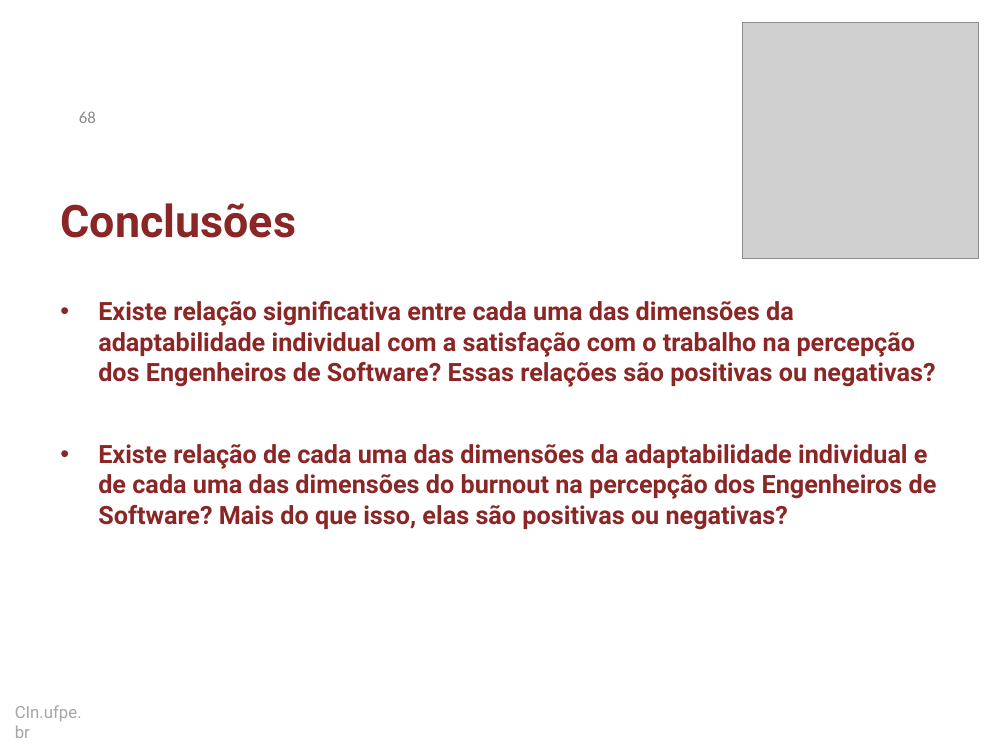
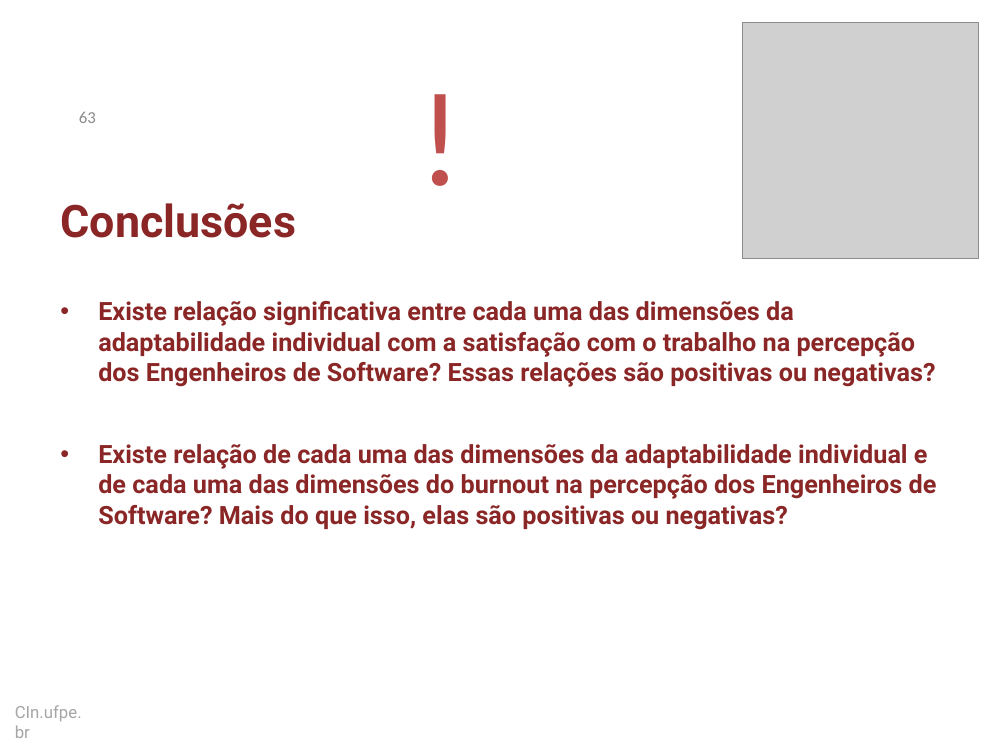
Before and after one commit to dan1lo/doutoradoR, a slide deck: slide 63 of apresentacao doutorado simplificado.pptx (slide 68 before the commit). Drawn at 1008x756 pixels with LibreOffice and Linux fonts; fonts in the diff are those of the drawing; grey boxes stand for pictures; background and template pictures are left out. Boxes give left, top, right and bottom in pixels: in the first picture for what was removed or moved away, otherwise in the second. Text is boxed around its words. In the diff, an @@ line names an element or a change of style, - is before the commit and + after.

```diff
--- a/apresentacao doutorado simplificado.pptx
+++ b/apresentacao doutorado simplificado.pptx
@@ text added at [409,46,600,220], 96 pt, text #C0504D @@
+!
@@ page number at [79,112,96,123]: text changed @@
-68
+63
```
Also in this commit, not shown: 24 other slides changed, 2 slides added, 7 slides removed.
